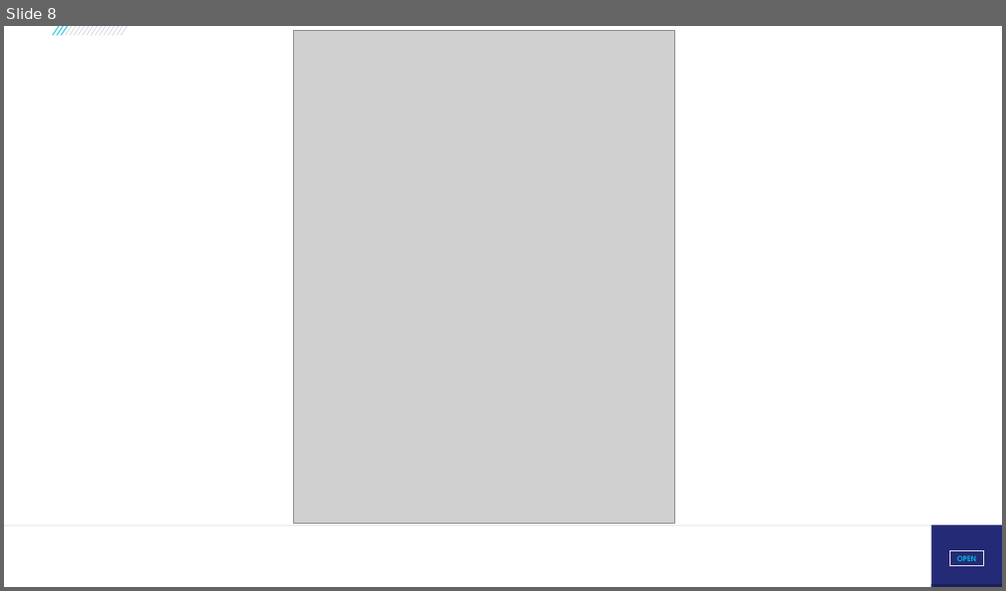
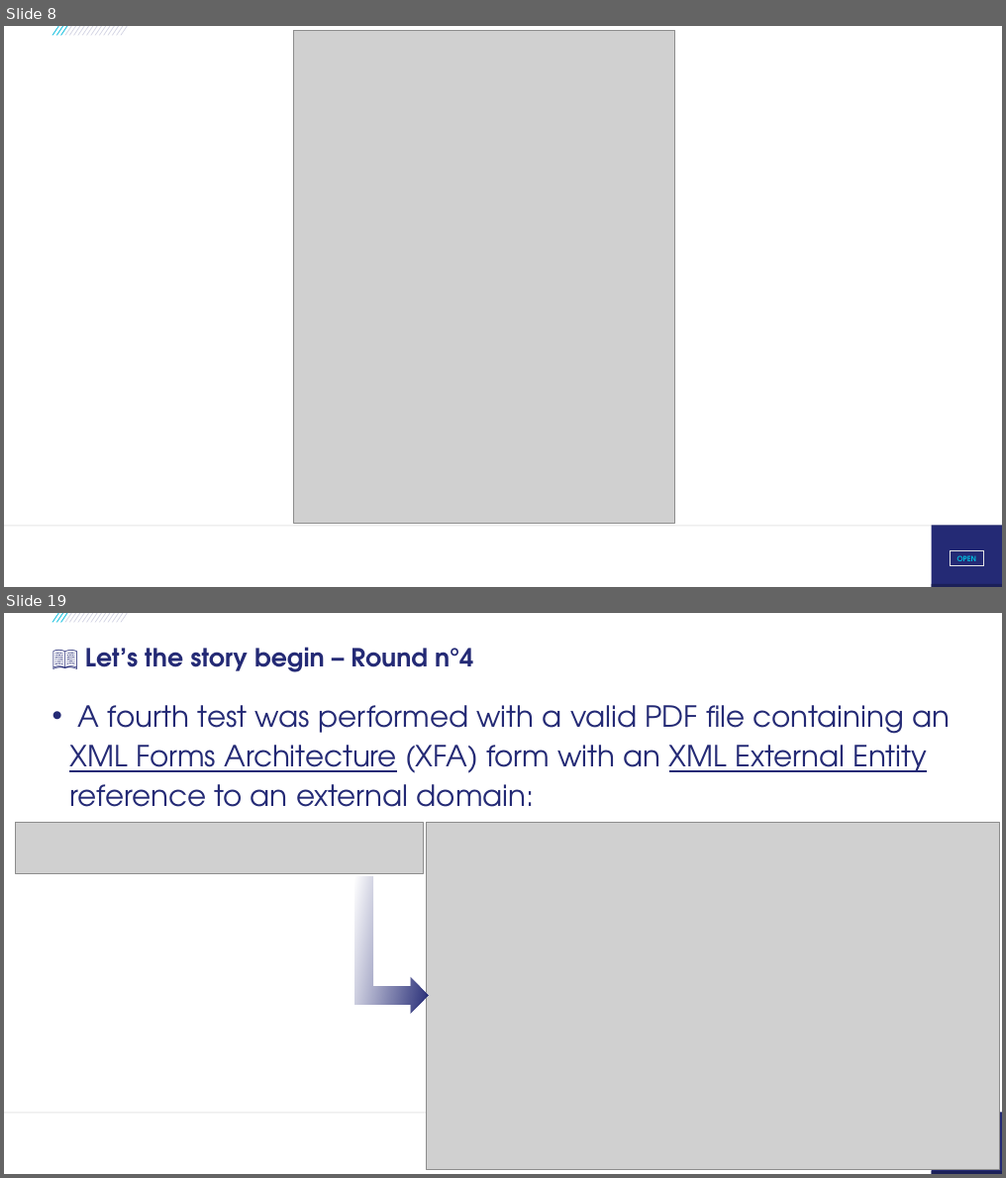
Before and after one commit to righettod/voxxeddays-lux-2026, a slide deck: presentation.pptx. Shown one above the other, each under a label of ours: slide 8 before the commit, slides 8 and 19 after it; the slides between them are not shown. The pictures are 1006x591 and 1006x1178 pixels, drawn with LibreOffice and Linux fonts; fonts in the diff are those of the drawing; grey boxes stand for pictures; background and template pictures are left out. Boxes give left, top, right and bottom in pixels: in the first picture for what was removed or moved away, otherwise in the second. Text is boxed around its words. In the diff, an @@ line names an element or a change of style, - is before the commit and + after.

```diff
--- a/presentation.pptx
+++ b/presentation.pptx
@@ slide 19 added at (x1=4, y1=613, x2=1002, y2=1174), background #FFFFFF; not listed: 20 template elements that a slide beside it also shows @@
@@ title added at (x1=85, y1=647, x2=473, y2=672), 24 pt, text #242A75, bold @@
+📖 Let’s the story begin – Round n°4
@@ text added at (x1=69, y1=705, x2=949, y2=807), 28 pt, text #242A75 @@
+• A fourth test was performed with a valid PDF file containing an XML Forms Architecture (XFA) form with an XML External Entity reference to an external domain:
@@ picture added at (x1=15, y1=823, x2=424, y2=873) @@
@@ picture added at (x1=426, y1=823, x2=1000, y2=1170) @@
@@ bent up arrow added at (x1=355, y1=876, x2=430, y2=1014), fill gradient #242A75 @@
```
Also in this commit, not shown: 1 slide changed, 8 other slides added, 2 other files.
